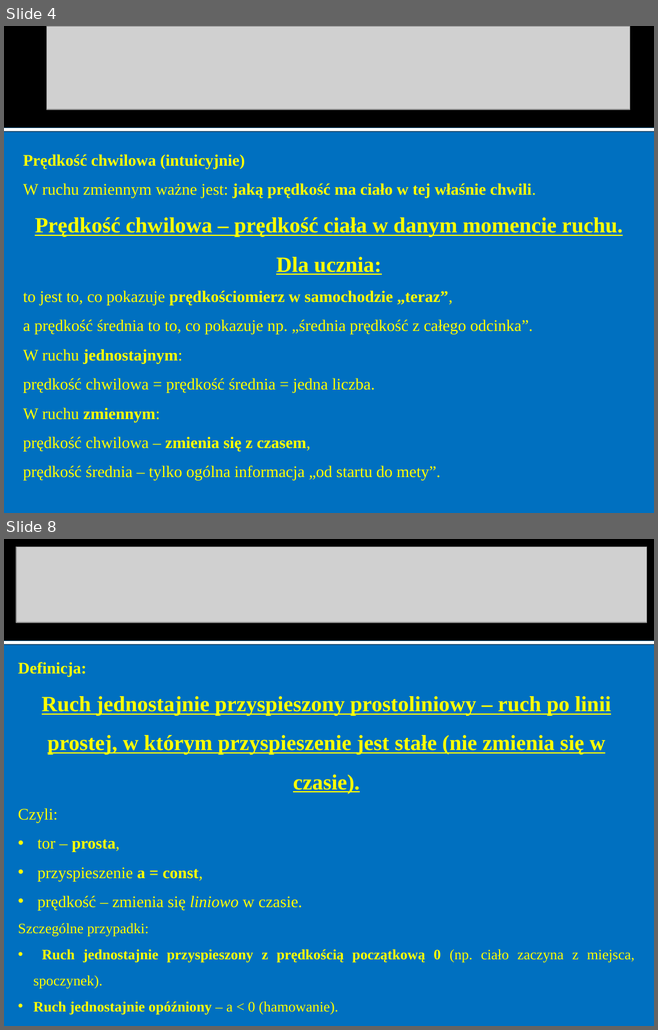
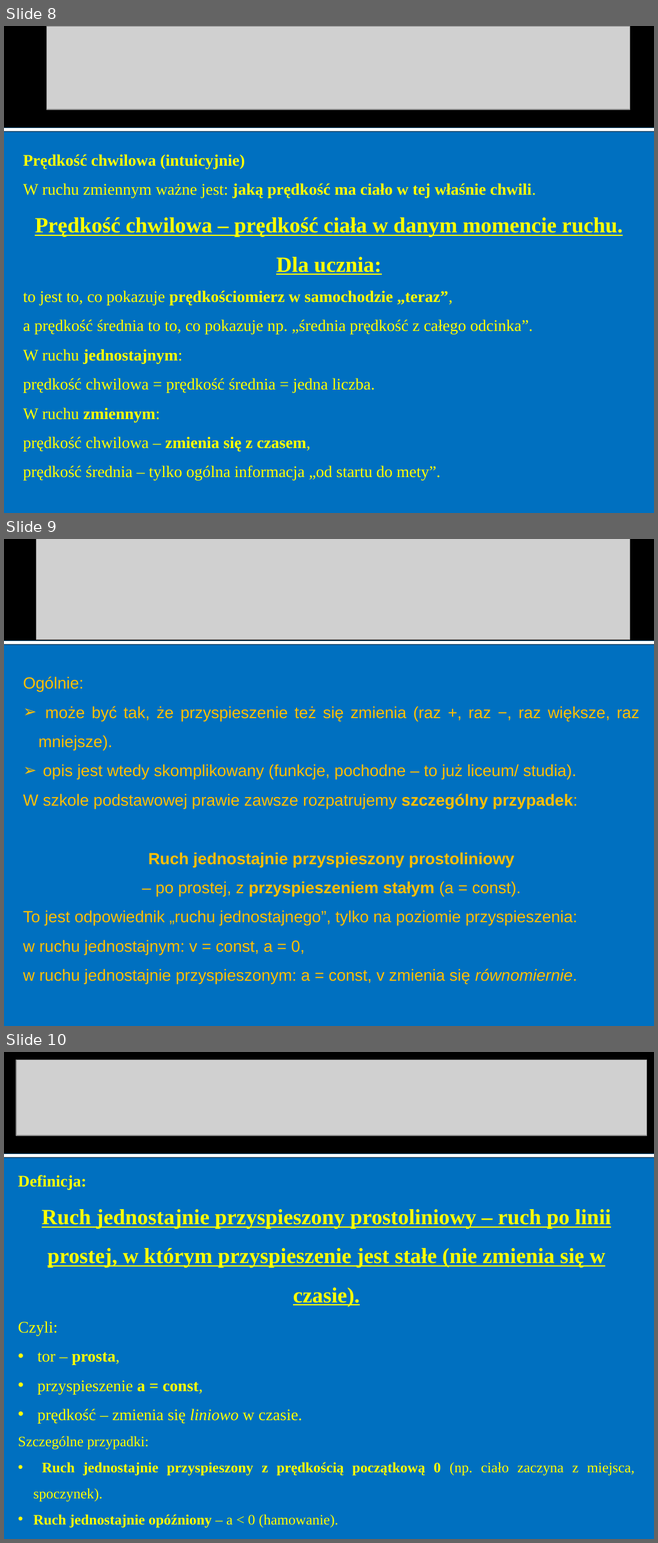
Before and after one commit to MichalMus/Fizyka-w-szkole, a slide deck: 4.Kinematyka/3.ruch prostoliniowy zmienny.ppt. Shown one above the other, each under a label of ours: slides 4 and 8 before the commit, slides 8, 9 and 10 after it; the slides between them are not shown. The pictures are 658x1030 and 658x1543 pixels, drawn with LibreOffice and Linux fonts; fonts in the diff are those of the drawing; grey boxes stand for pictures. Boxes give left, top, right and bottom in pixels: in the first picture for what was removed or moved away, otherwise in the second. Text is boxed around its words. In the diff, an @@ line names an element or a change of style, - is before the commit and + after.

Commit message:
poprawione ruch i magnetyzm

```diff
--- a/4.Kinematyka/3.ruch prostoliniowy zmienny.ppt
+++ b/4.Kinematyka/3.ruch prostoliniowy zmienny.ppt
@@ slide 9 added at (4,539,654,1026), background #0070C0; not listed: 2 template elements that a slide beside it also shows @@
@@ picture added at (36,539,630,640) @@
@@ text added at (23,676,639,984), 18 pt, text #FFC000 @@
+Ogólnie:
+➢ może być tak, że przyspieszenie też się zmienia (raz +, raz −, raz większe, raz mniejsze).
+➢ opis jest wtedy skomplikowany (funkcje, pochodne – to już liceum/ studia).
+W szkole podstawowej prawie zawsze rozpatrujemy szczególny przypadek:
+Ruch jednostajnie przyspieszony prostoliniowy
+– po prostej, z przyspieszeniem stałym (a = const).
+To jest odpowiednik „ruchu jednostajnego”, tylko na poziomie przyspieszenia:
+w ruchu jednostajnym: v = const, a = 0,
+w ruchu jednostajnie przyspieszonym: a = const, v zmienia się równomiernie.
@@ what was slide 4 is now slide 8 @@
@@ what was slide 8 is now slide 10 @@
```
Also in this commit, not shown: 1 slide changed, 11 other slides added, 2 slides removed, 2 other files.
